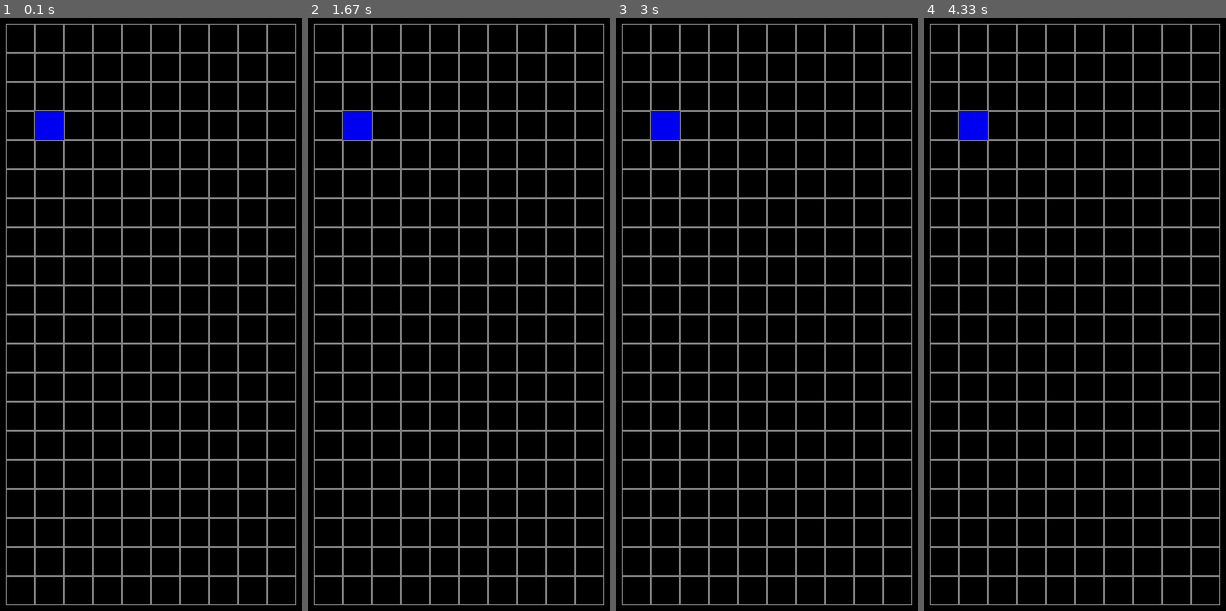
Above: before the commit, frames 1-4 (left to right).
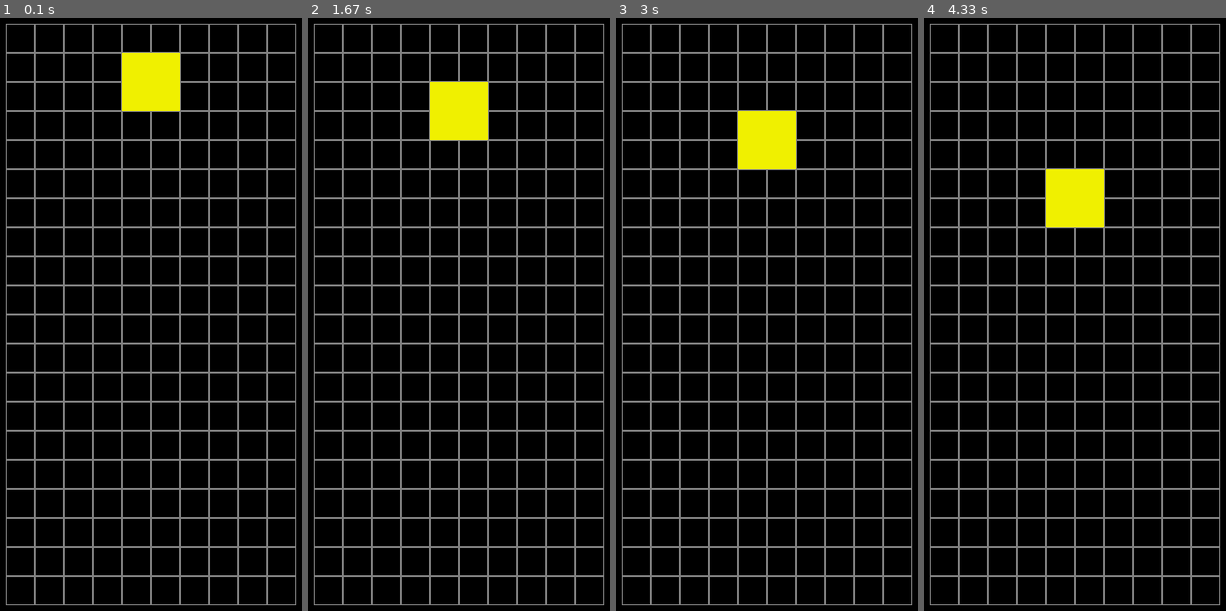
Above: after the commit, the same moments.

Repository: dawidduraj/pygame-tetris
Game: pygame game, started from game.py
Same seed, same stepped clock (60 frames per second), same inputs: the game is played once before the commit and once after it.
Inputs:
- Up to frame 1 (0.1 s): no input
- Up to frame 2 (1.67 s): no input
- Up to frame 3 (3 s): no input
- Up to frame 4 (4.33 s): no input

The runs differ from the first frame. In frame 1, 2.4% of the frame differs, in the area x 11-60%, y 5-21%; in frame 2, 2.4%; in frame 3, 2.4%; in frame 4, 2.4%.

Commit message:
Add Tetromino spawning and falling

Diff:
--- a/game.py
+++ b/game.py
@@ -46,6 +46,7 @@
     field = []
     score = 0
     state = "start"
+    tetromino = None
 
     def __init__(self, _rows, _columns):
         self.rows = _rows
@@ -54,6 +55,7 @@
         self.score = 0
         self.state = "start"
 
+
         # create empty field
         for i in range(_rows):
             row = []
@@ -61,15 +63,19 @@
                 # empty field is defined with -1
                 row.append(-1)
             self.field.append(row)
+        self.spawnTetromino()
 
-        # testing
-        self.field[1][3] = 1
+    def spawnTetromino(self):
+            self.tetromino = Tetromino(3,0)
+
+    def Fall(self):
+        self.tetromino.y += 1
 
 # variables/constants
 WIDTH = 600
 HEIGHT = 660
 CELLSIZE = 30
-FPS = 20
+FPS = 1
 COLORS = {
     "BACKGROUND": (0,0,0),
     "GRID": (128,128,128),
@@ -103,15 +109,9 @@
 window = pygame.display.set_mode((WIDTH,HEIGHT))
 clock = pygame.time.Clock()
 
-# game loop
-while not gameover:
-    for event in pygame.event.get():
-        if event.type == pygame.QUIT:
-            gameover = True
+def drawGrid():
 
-    window.fill(COLORS["BACKGROUND"])
-
-    # draw grid
+    # draw empty grid
     for i in range(0, game.rows):
         for j in range(0, game.columns):
             if game.field[i][j] == -1:
@@ -119,6 +119,24 @@
             else:
                 pygame.draw.rect(window, COLORS[game.field[i][j]],[ i*CELLSIZE + CELLSIZE, j*CELLSIZE + CELLSIZE, CELLSIZE, CELLSIZE])
 
+    # draw tetromino
+    if game.tetromino:
+        for i in range(4):
+            for j in range(4):
+                scan = i * 4 + j
+                if scan in game.tetromino.display():
+                    pygame.draw.rect(window,game.tetromino.color,[ (j + game.tetromino.x)*CELLSIZE + CELLSIZE, (i + game.tetromino.y)*CELLSIZE + CELLSIZE, CELLSIZE, CELLSIZE])
+
+# game loop
+while not gameover:
+    if game.state == "start":
+        game.Fall()
+    for event in pygame.event.get():
+        if event.type == pygame.QUIT:
+            gameover = True
+
+    window.fill(COLORS["BACKGROUND"])
+    drawGrid()
     pygame.display.flip()
     clock.tick(FPS)
 
